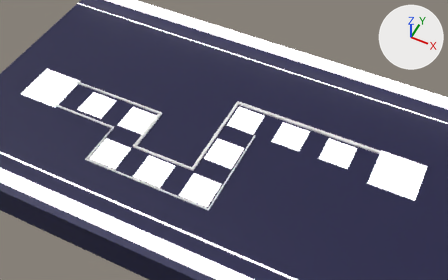
The Blender file Projet-NSI/Assets/Blender/niveaux/niveau1bis.blend, before and after one commit.
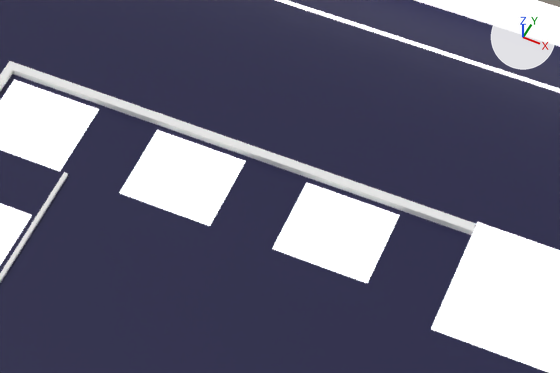
Each version appears first from a 50 mm lens placed at (40.73, -27.89, 24.24), pointed at (31.64, -9.71, 1.51), and next in a close-up on the part from 52% to 91% of the width and 29% to 70% of the height. The axes (+X, +Y, +Z) are drawn at upper right. The lights are the same throughout.

Script lines for the objects in view, before the commit:
```python
me_cube_001 = bpy.data.meshes.new('Cube.001')
me_cube_001.from_pydata(...)  # 32 vertices, 30 faces; spans x -1.87..1.0, y -1.68..-0.19, z -1.0..1.0
# faces by material slot: [18, 12]
me_cube_001.materials.append(mat_base)  # dark blue #1b1a44
me_cube_001.materials.append(mat_lumière)  # white #e7e7e7
me_cube_008 = bpy.data.meshes.new('Cube.008')
me_cube_008.from_pydata(...)  # a box spanning x -1.0..1.0, y -1.0..1.0, z -1.0..1.0
me_cube_008.materials.append(mat_lumière)  # white #e7e7e7
me_cube_023 = bpy.data.meshes.new('Cube.023')
me_cube_023.from_pydata(...)  # 36 vertices, 34 faces; spans x -1.0..4.6, y -48.0..54.6, z -1.0..1.0
# before: 28 (4.6, 54.6, 1.0) at pixel (68, 173), 29 (4.6, 54.6, -1.0), 32 (4.6, 53.1, 1.0) at pixel (66, 176), 34 (4.6, 53.1, -1.0)
ob_cube_003 = bpy.data.objects.new('Cube.003', me_cube_001)
ob_cube_003.location = (36.84, 0.0, 0.0)
ob_cube_003.scale = (10.0, 10.0, 1.0)
ob_cube_007 = bpy.data.objects.new('Cube.007', me_cube_008)
ob_cube_007.location = (39.84, -7.58, 1.0)
ob_cube_007.scale = (1.15, 1.15, 0.000322)
ob_cube_018 = bpy.data.objects.new('Cube.018', me_cube_023)
ob_cube_018.location = (24.16, -11.08, 1.0)
ob_cube_018.scale = (1.88, 0.05, 0.05)
# also in view: 'Cube.009' at (34.34, -7.58, 1.0); 'Cube.010' at (31.84, -10.08, 1.0); 'Cylindre.001' at (32.5, -2.25, 1.5); 'Cube.008' at (36.84, -7.58, 1.0); 'Cube.017' at (30.53, -9.16, 1.05)
```
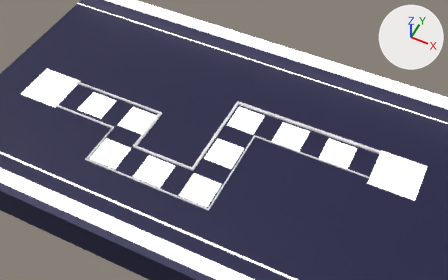
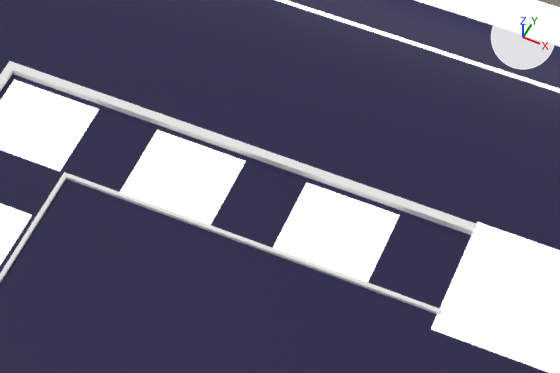
Location of each change, (x1, y1, x2, y2) in pixels of the close-ups (560 x 373 px):
'Cube.018', reshaped
    before: (0, 172, 68, 283)
    after: (0, 172, 442, 315)
part 1 of me_cube_023, built on
    after: (66, 173, 442, 315)

What the commit changed:
me_cube_023 has 36 vertices, 34 faces and spans x -1.0..4.6, y -48.0..54.6, z -1.0..1.0.
me_cube_023 is used by ob_cube_018; location (24.16, -11.08, 1.0); scale (1.88, 0.05, 0.05).
Verts and faces of me_cube_023; kept vertices keep their numbers, new ones are numbered from 36.
Part 1, on me_cube_023:
Faces deleted: (28, 32, 34, 29).
New vertices 36 to 39 stand at vertices 28, 29, 32, 34, in that order, plus (3.1, 0.0, 0.0).
New faces: (32, 34, 39, 38), (36, 38, 39, 37), (29, 37, 39, 34), (28, 32, 38, 36), (28, 36, 37, 29).
